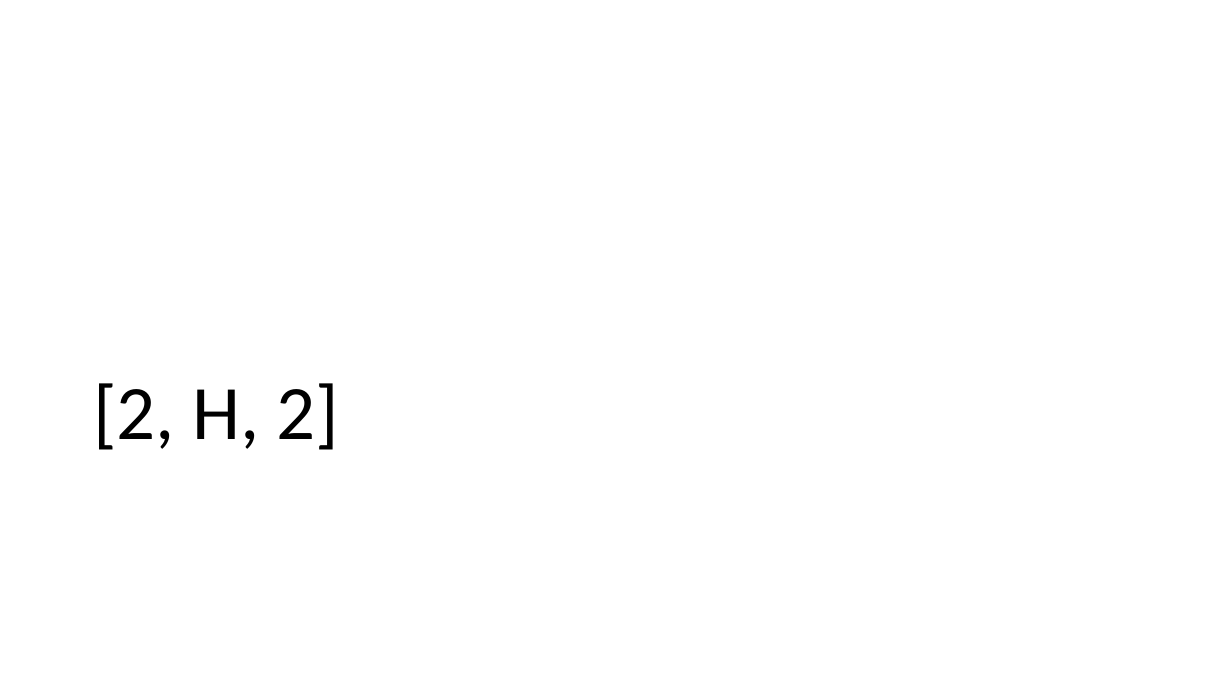
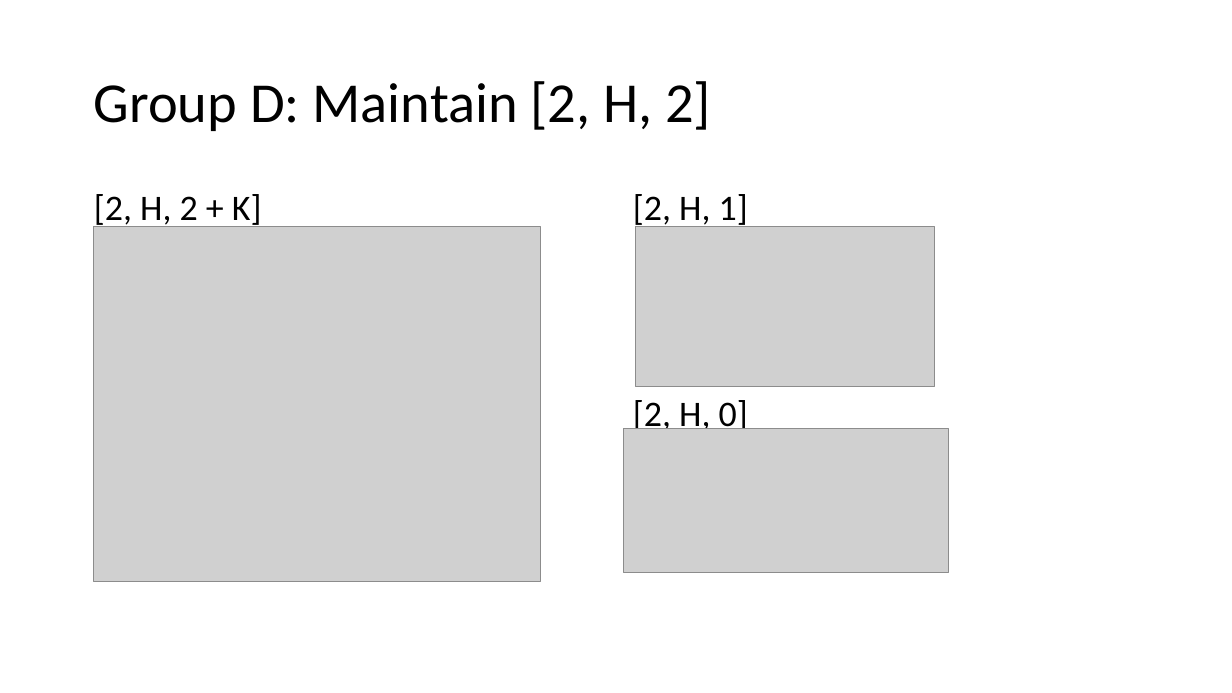
Before and after one commit to EzraSkwarka/Math-Capstone, a slide deck: slide 31 of Presentation/Mat Cap draft.pptx (slide 24 before the commit). Drawn at 1232x693 pixels with LibreOffice and Linux fonts; fonts in the diff are those of the drawing; grey boxes stand for pictures. Boxes give left, top, right and bottom in pixels: in the first picture for what was removed or moved away, otherwise in the second. Text is boxed around its words. In the diff, an @@ line names an element or a change of style, - is before the commit and + after.

```diff
--- a/Presentation/Mat Cap draft.pptx
+++ b/Presentation/Mat Cap draft.pptx
@@ title "Group D: Maintain [2, H, ..." at (94, 81, 711, 131): vertical alignment bottom to middle @@
@@ title at (94, 81, 711, 131): text changed; size 60 to 44 pt @@
-[2, H, 2]
+Group D: Maintain [2, H, 2]
@@ text added at (94, 194, 262, 229), 28 pt, text #000000 @@
+[2, H, 2 + K]
@@ text added at (633, 194, 748, 436), 28 pt, text #000000 @@
+[2, H, 1]
+[2, H, 0]
@@ picture added at (93, 226, 540, 581) @@
@@ picture added at (636, 226, 935, 385) @@
@@ picture added at (624, 429, 948, 573) @@
```
Also in this commit, not shown: 11 other slides changed, 9 slides added, 1 slide removed.
